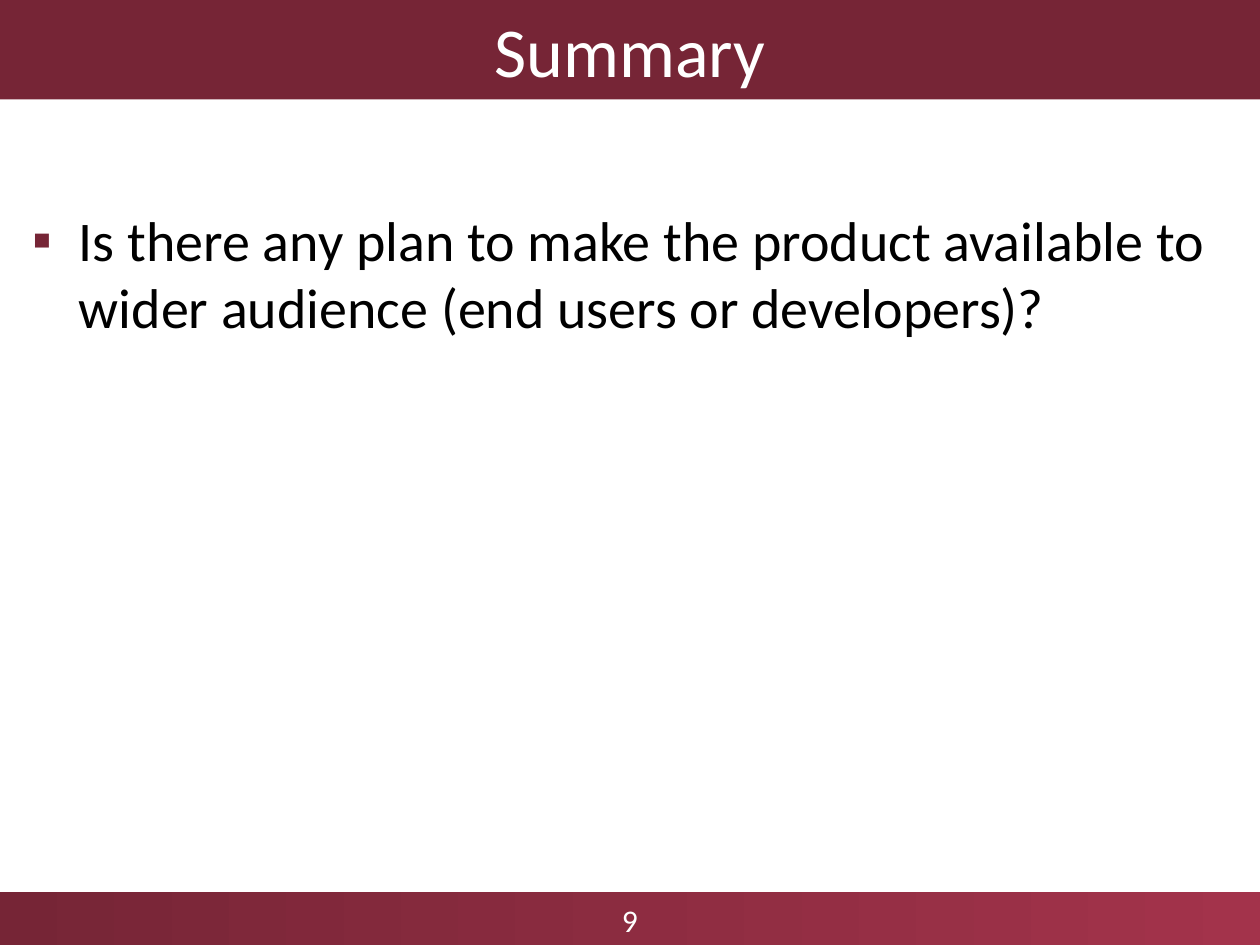
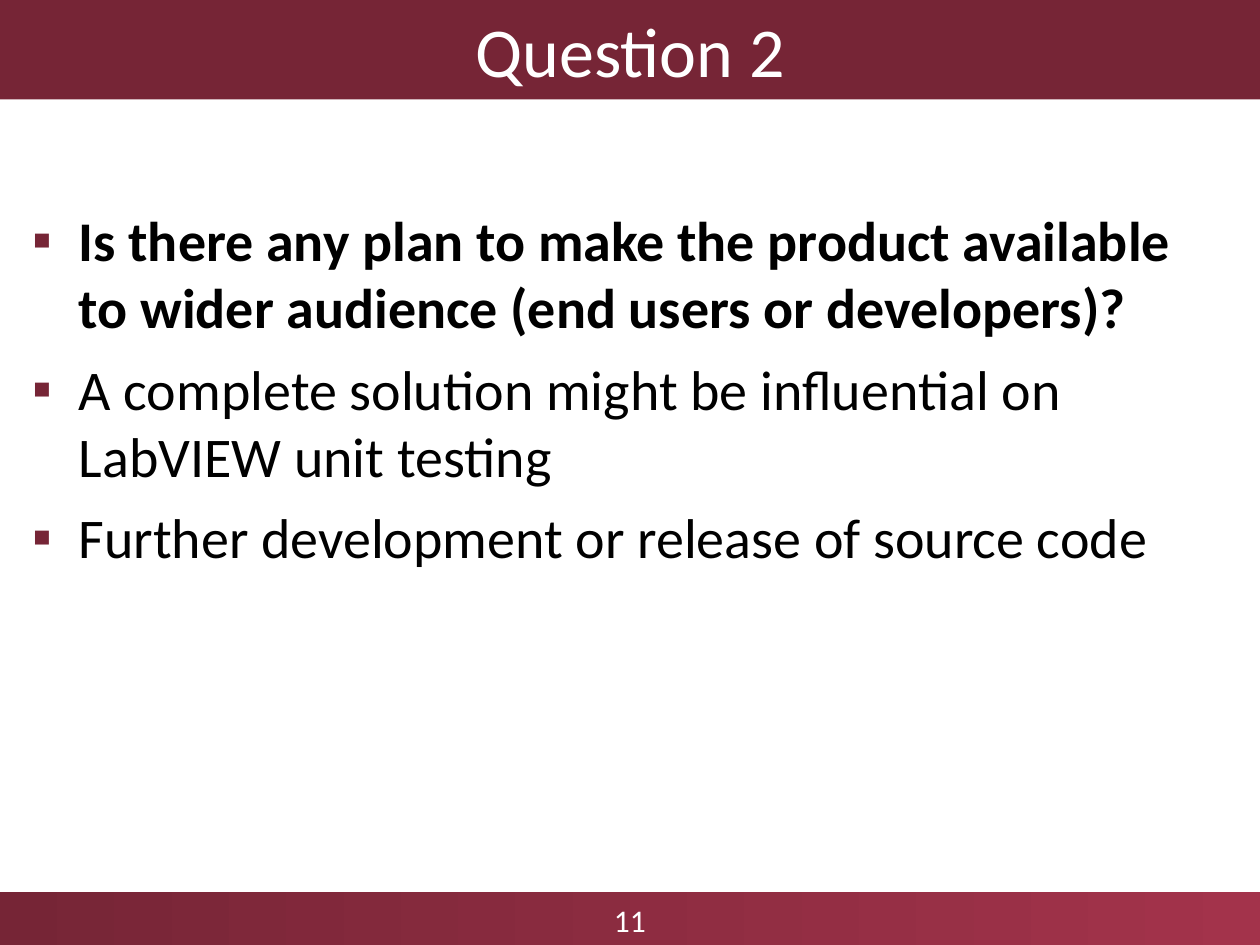
Before and after one commit to aronszabo/thesis-labview-testing, a slide deck: slide 11 of ftsrg-presentation.ppt. Drawn at 1260x945 pixels with LibreOffice and Linux fonts; fonts in the diff are those of the drawing; background and template pictures are left out. Boxes give left, top, right and bottom in pixels: in the first picture for what was removed or moved away, otherwise in the second. Text is boxed around its words. In the diff, an @@ line names an element or a change of style, - is before the commit and + after.

```diff
--- a/ftsrg-presentation.ppt
+++ b/ftsrg-presentation.ppt
@@ title at bbox=[475, 28, 784, 87]: text changed @@
-Summary
+Question 2
@@ text at bbox=[79, 221, 1170, 337]: bold on in "Is there any plan to make the ..." @@
@@ text at bbox=[79, 371, 1147, 567]: paragraphs added @@
+▪ A complete solution might be influential on LabVIEW unit testing
+▪ Further development or release of source code
@@ text at bbox=[614, 911, 646, 932]: text changed @@
-9
+11
```
Also in this commit, not shown: 4 other slides changed, 1 other file.
